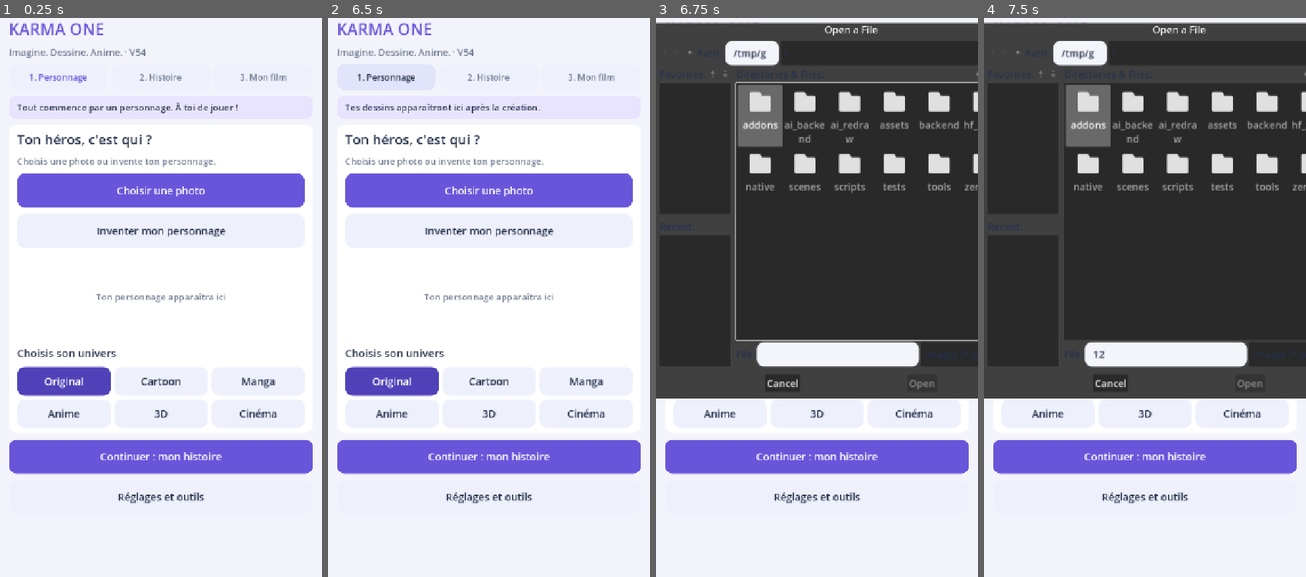
Above: before the commit, frames 1-4 (left to right).
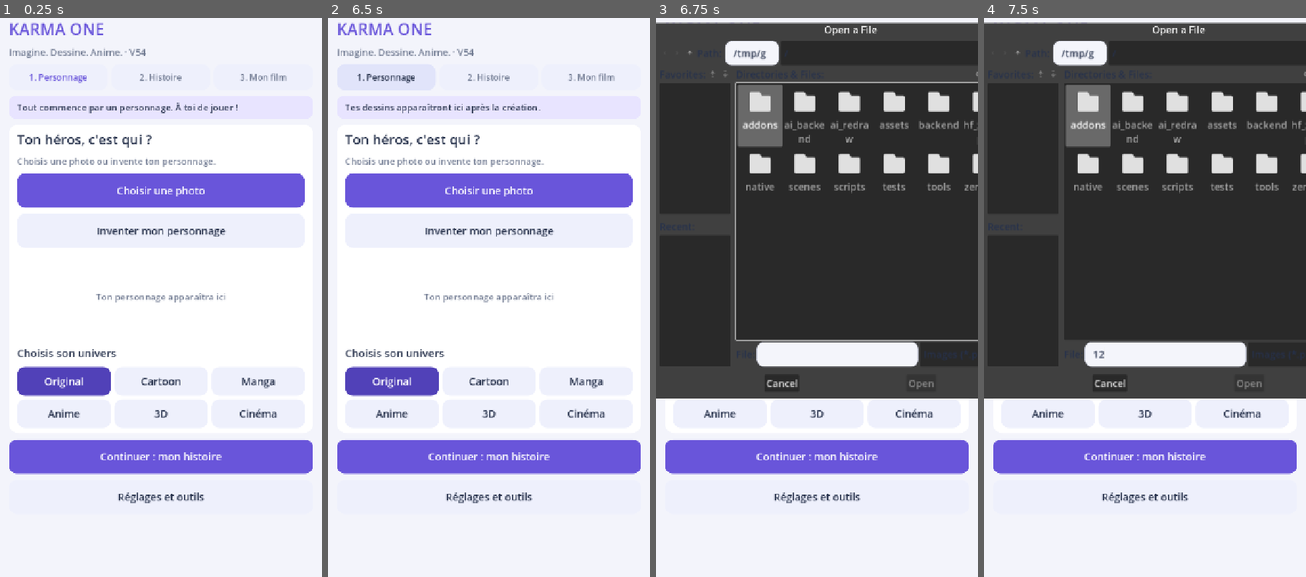
Above: after the commit, the same moments.

Repository: ericjamesempere-stack/MobileI2V-Xiaomi-
Game: Godot game, scene res://scenes/main.tscn
The game is run twice, just before and just after one commit, with the same random seed, the same clock (stepped at 60 frames per second) and the same inputs.
Inputs (mouse positions are in pixels of both pictures, inside the frame that each line leads up to):
- Up to frame 1 (0.25 s): no input
- Up to frame 2 (6.5 s): click "1. Personnage" at 0.5 s; click "2. Histoire" at 1.25 s; click (489, 230) at 2.02 s; type "Alex" at 2.1 s; click "3. Mon film" at 2.75 s; click "Agrandir et vérifier les dess…" at 3.5 s; click "Voir défiler mes dessins" at 4.25 s; click "Partager ma vidéo" at 5 s; click "1. Personnage" at 5.75 s
- Up to frame 3 (6.75 s): click "Choisir une photo" at 6.5 s
- Up to frame 4 (7.5 s): click (1167, 353) at 7.27 s; type "12" at 7.35 s

Frames 1-2 are identical in both runs. In frame 3, 0.5% of the frame differs, in the area x 31-100%, y 1-67%; in frame 4, 0.5%.

Commit message:
V54: allow user-defined visual styles in reference and storyboard AI prompts

Diff:
--- a/scripts/hf_studio_generator.gd
+++ b/scripts/hf_studio_generator.gd
@@ -64,8 +64,13 @@
                 return {"ok": true, "data": value}
     return {"ok": false, "error": "Resultat IA absent. Aucune image inventee en remplacement."}
 
+func _style_instruction(style: String) -> String:
+    if STYLES.has(style):
+        return str(STYLES[style][1])
+    return "Requested visual style: " + style.strip_edges().substr(0, 160) + ". Preserve subject identity, appearance, proportions and visual consistency across frames."
+
 func create_reference(description: String, style: String) -> Dictionary:
-    if description.strip_edges().is_empty() or not STYLES.has(style):
+    if description.strip_edges().is_empty() or style.strip_edges().is_empty():
         return {"ok": false, "error": "Description ou style manquant."}
     var prompt: String = build_reference_prompt(description, style)
     var result: Dictionary = await _call_api(TEXT_URL, "generate_image", [prompt, 1024, 1024, 9, 1234, false])
@@ -97,9 +102,9 @@
     return {"ok": true, "image": image, "model": "Z-Image-Turbo", "identity_verified": false}
 
 func redraw(reference: Image, story: String, style: String, previous: Image = null) -> Dictionary:
-    if reference == null or reference.is_empty() or not STYLES.has(style) or story.strip_edges().is_empty():
+    if reference == null or reference.is_empty() or style.strip_edges().is_empty() or story.strip_edges().is_empty():
         return {"ok": false, "error": "Image, directive ou style invalide."}
-    var instruction: String = str(STYLES[style][1]) + " Image 1 is the permanent subject reference. " + story
+    var instruction: String = _style_instruction(style) + " Image 1 is the permanent subject reference. " + story
     if previous != null:
         instruction += " Image 2 is the previous approved drawing; keep temporal continuity with it."
     var safety: Dictionary = await _call_api(EDIT_URL, "check_safety", [instruction])
@@ -111,7 +116,7 @@
     var images: Array[String] = [Marshalls.raw_to_base64(reference.save_png_to_buffer())]
     if previous != null:
         images.append(Marshalls.raw_to_base64(previous.save_png_to_buffer()))
-    var result: Dictionary = await _call_api(EDIT_URL, "edit_image", [JSON.stringify(images), instruction, str(STYLES[style][0]), 1234, false, 1.0, 4])
+    var result: Dictionary = await _call_api(EDIT_URL, "edit_image", [JSON.stringify(images), instruction, str(STYLES[style][0]) if STYLES.has(style) else "Anything2Real", 1234, false, 1.0, 4])
     if not result.get("ok", false):
         return result
     var data: Array = result.get("data", [])
@@ -147,9 +152,9 @@
 
 
 func build_reference_prompt(description: String, style: String) -> String:
-    if not STYLES.has(style):
+    if style.strip_edges().is_empty():
         return ""
-    var style_text: String = str(STYLES[style][1])
+    var style_text: String = _style_instruction(style)
     if style == "original":
         style_text = "Faithfully depict the subject described by the user."
     # Subject type belongs to the user. A fruit/object must not become a human
